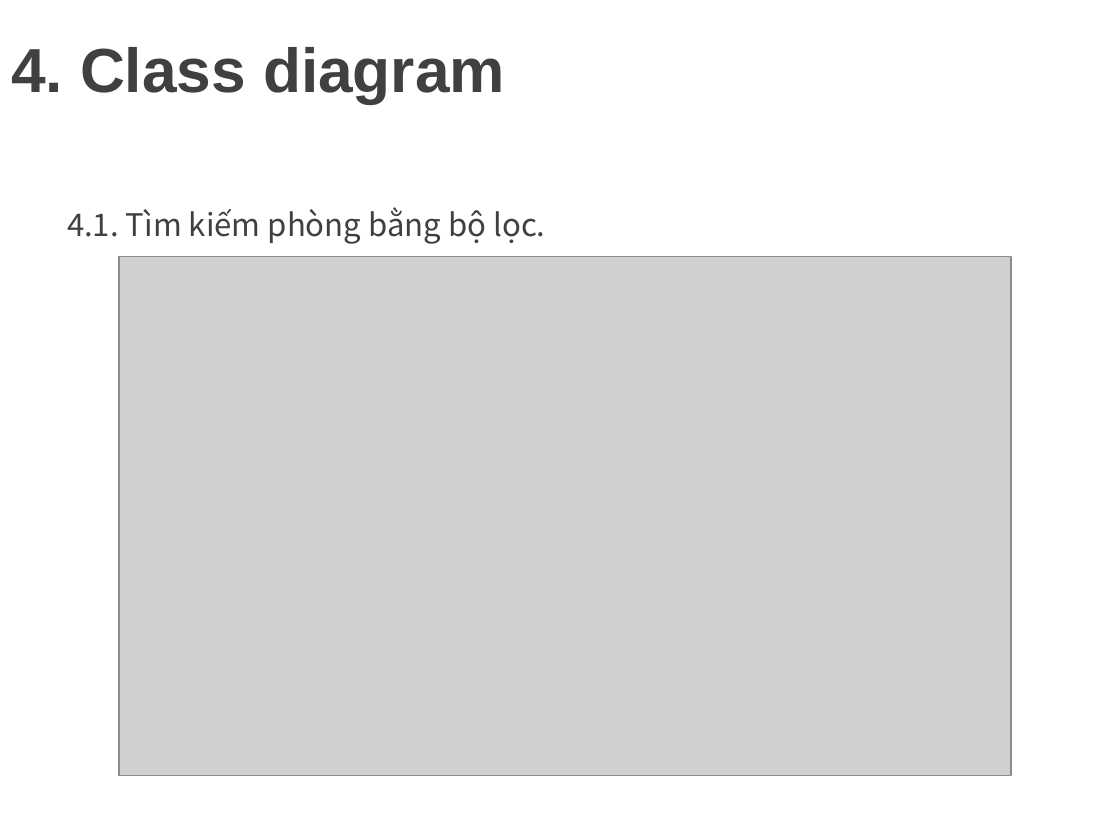
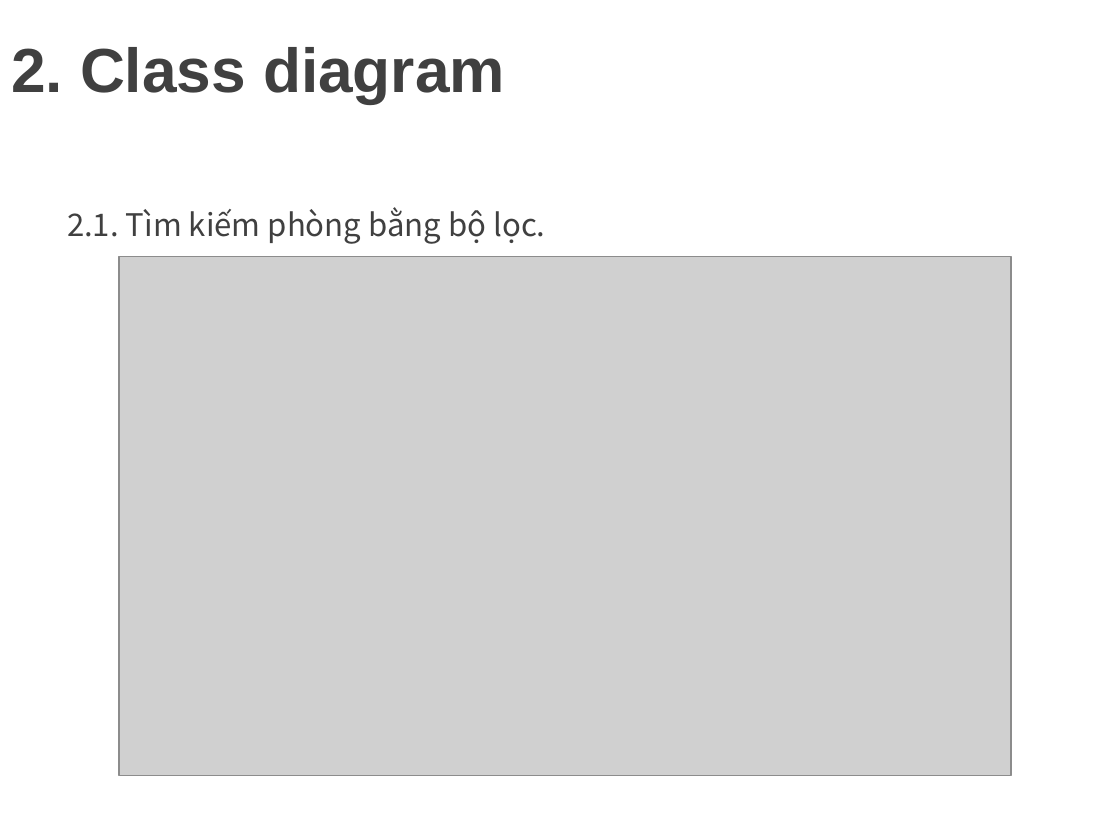
Before and after one commit to minhdat1602/2021_cnpm_group09, a slide deck: slide 19 of document_slide/slide.pptx. Drawn at 1120x840 pixels with LibreOffice and Linux fonts; fonts in the diff are those of the drawing; grey boxes stand for pictures; background and template pictures are left out. Boxes give left, top, right and bottom in pixels: in the first picture for what was removed or moved away, otherwise in the second. Text is boxed around its words. In the diff, an @@ line names an element or a change of style, - is before the commit and + after.

```diff
--- a/document_slide/slide.pptx
+++ b/document_slide/slide.pptx
@@ title at (11, 47, 505, 103): text changed @@
-4. Class diagram
+2. Class diagram
@@ text at (67, 207, 545, 244): text changed @@
-4.1. Tìm kiếm phòng bằng bộ lọc.
+2.1. Tìm kiếm phòng bằng bộ lọc.
```
Also in this commit, not shown: 8 other slides changed.
